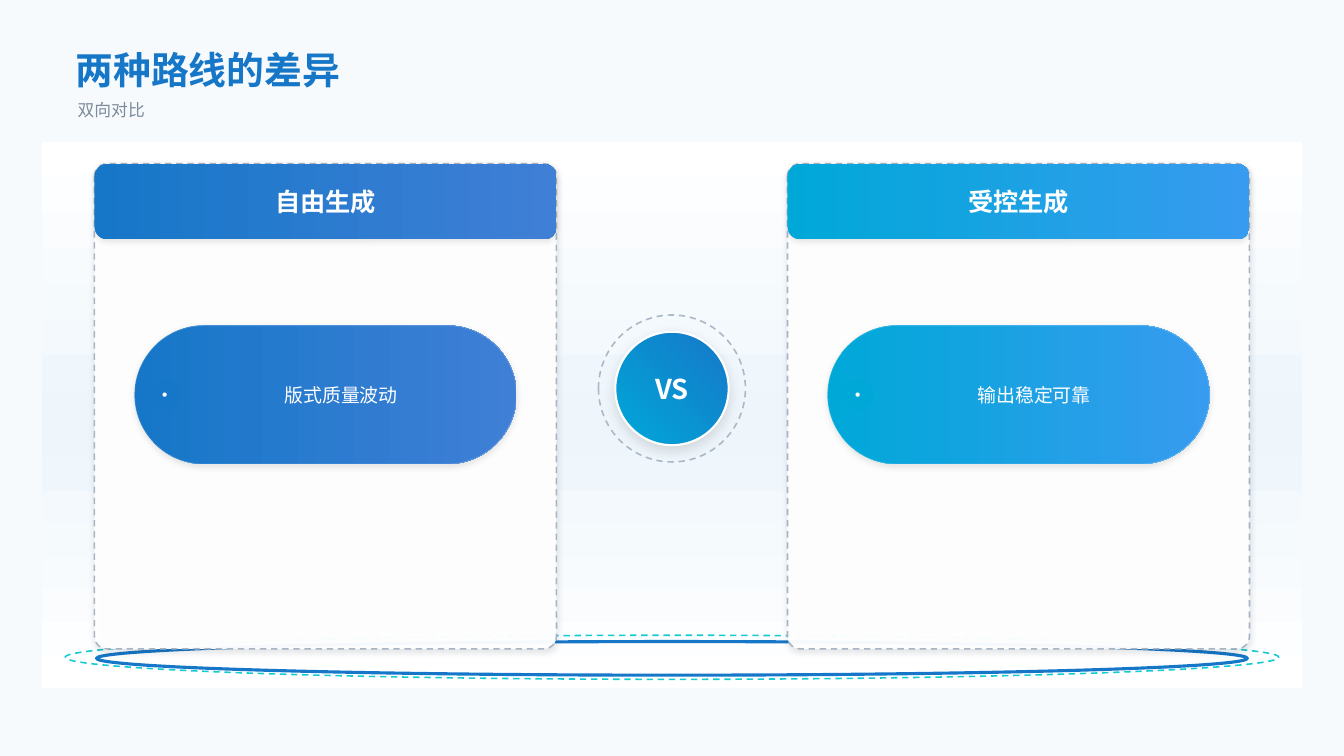
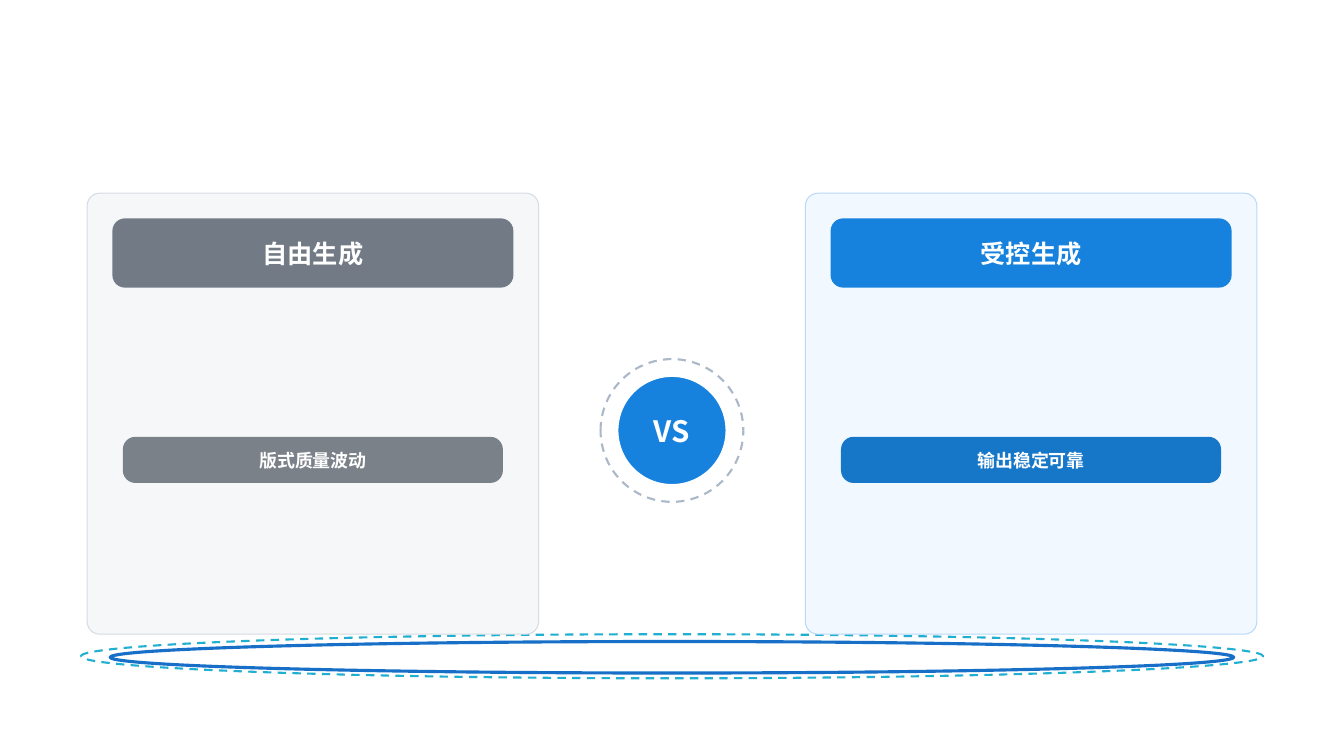
Before and after one commit to NEUwpy/PPagenT, a slide deck: slide 1 of assets/结构图/双向对比-001/example.pptx. Drawn at 1344x756 pixels with LibreOffice and Linux fonts; fonts in the diff are those of the drawing. Boxes give left, top, right and bottom in pixels: in the first picture for what was removed or moved away, otherwise in the second. Text is boxed around its words. In the diff, an @@ line names an element or a change of style, - is before the commit and + after.

```diff
--- a/assets/结构图/双向对比-001/example.pptx
+++ b/assets/结构图/双向对比-001/example.pptx
@@ background #F7FAFC to #FFFFFF @@
@@ text removed at (76,51,341,88) @@
-两种路线的差异
@@ text removed at (78,102,145,118) @@
-双向对比
@@ rounded rectangle removed at (95,163,557,239) @@
@@ rounded rectangle removed at (787,163,1249,648) @@
@@ rounded rectangle removed at (787,163,1249,239) @@
@@ rounded rectangle: place and size @@
-rounded rectangle at (42,142,1303,689)
+rounded rectangle at (87,194,538,635)
@@ rounded rectangle at (87,194,538,635): fill gradient #FFFFFF to #EEF6FC to #F6F7F8; outline none to #D6DCE3 0.75 pt; proportions changed @@
@@ rounded rectangle: place and size @@
-rounded rectangle at (95,163,557,648)
+rounded rectangle at (806,194,1257,635)
@@ rounded rectangle at (806,194,1257,635): fill #FFFFFF at 96% opacity to #F1F8FF; outline #A7B4C4 1.13 pt dashed to #B9D9FB 0.75 pt; shadow off; proportions changed @@
@@ rounded rectangle "自由生成": place and size @@
-rounded rectangle "自由生成" at (275,189,376,214)
+rounded rectangle "自由生成" at (112,219,513,288)
@@ rounded rectangle "自由生成" at (112,219,513,288): fill none to #727B85 @@
@@ rounded rectangle "受控生成": place and size @@
-rounded rectangle "受控生成" at (968,189,1069,213)
+rounded rectangle "受控生成" at (831,219,1232,288)
@@ rounded rectangle "受控生成" at (831,219,1232,288): fill none to #1682DD @@
@@ rounded rectangle removed at (134,326,516,465) @@
@@ rounded rectangle removed at (828,326,1210,465) @@
@@ ellipse: place and size @@
-ellipse at (599,315,746,462)
+ellipse at (601,359,744,502)
@@ ellipse at (601,359,744,502): outline #AAB8C7 1.13 pt dashed to #AAB8C7 1.5 pt dashed @@
@@ ellipse removed at (149,379,180,410) @@
-•
@@ ellipse "VS": place and size @@
-ellipse "VS" at (615,332,728,445)
+ellipse "VS" at (617,376,726,485)
@@ ellipse "VS" at (617,376,726,485): size 19.5 to 21 pt; fill gradient #1677C8 to #00A8D8 to #1682DD; shadow off @@
@@ ellipse removed at (842,379,873,410) @@
-•
@@ rounded rectangle "版式质量波动": place and size @@
-rounded rectangle "版式质量波动" at (285,386,398,404)
+rounded rectangle "版式质量波动" at (123,437,503,483)
@@ rounded rectangle "版式质量波动" at (123,437,503,483): size 13.5 to 12.8 pt, bold on; fill none to #7A8189 @@
@@ rounded rectangle "输出稳定可靠": place and size @@
-rounded rectangle "输出稳定可靠" at (978,386,1091,404)
+rounded rectangle "输出稳定可靠" at (841,437,1221,483)
@@ rounded rectangle "输出稳定可靠" at (841,437,1221,483): size 13.5 to 12.8 pt, bold on; fill none to #1677C8 @@
@@ ellipse: place and size @@
-ellipse at (66,635,1279,680)
+ellipse at (81,634,1263,679)
@@ ellipse at (81,634,1263,679): outline #14CBD1 1.13 pt dashed to #20AFD0 1.5 pt dashed @@
@@ ellipse: place and size @@
-ellipse at (97,641,1248,675)
+ellipse at (110,641,1234,673)
@@ ellipse at (110,641,1234,673): outline #1677C8 2.25 pt to #176FC7 2.25 pt @@
```
Also in this commit, not shown: 4 other slides changed, 51 other files.
